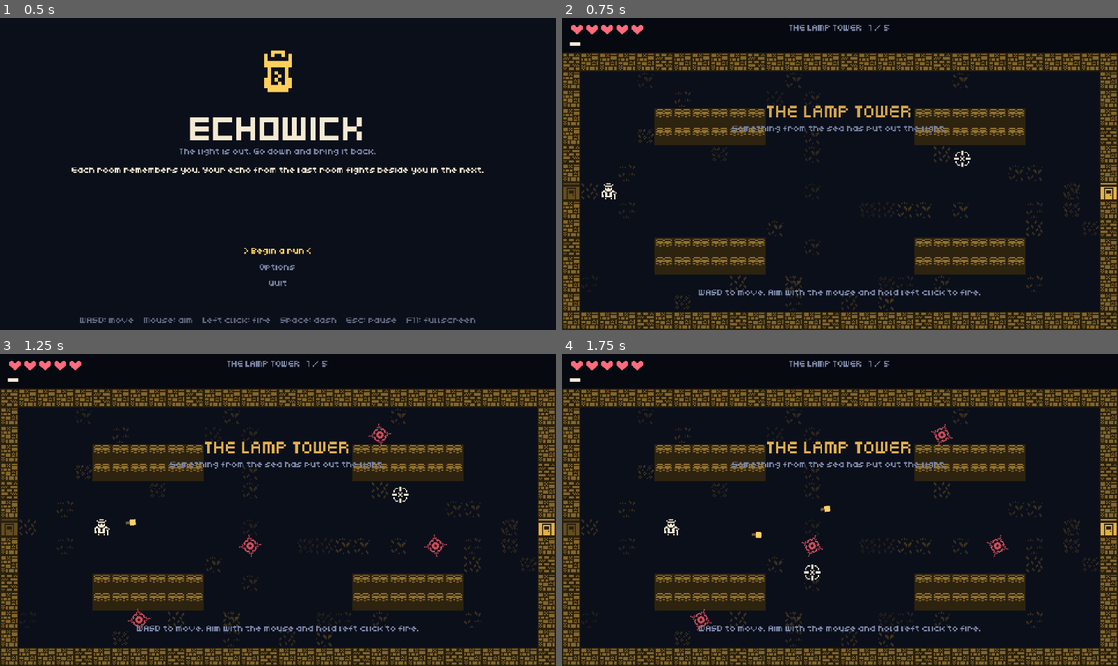
Above: before the commit, frames 1-4 (two rows, left to right).
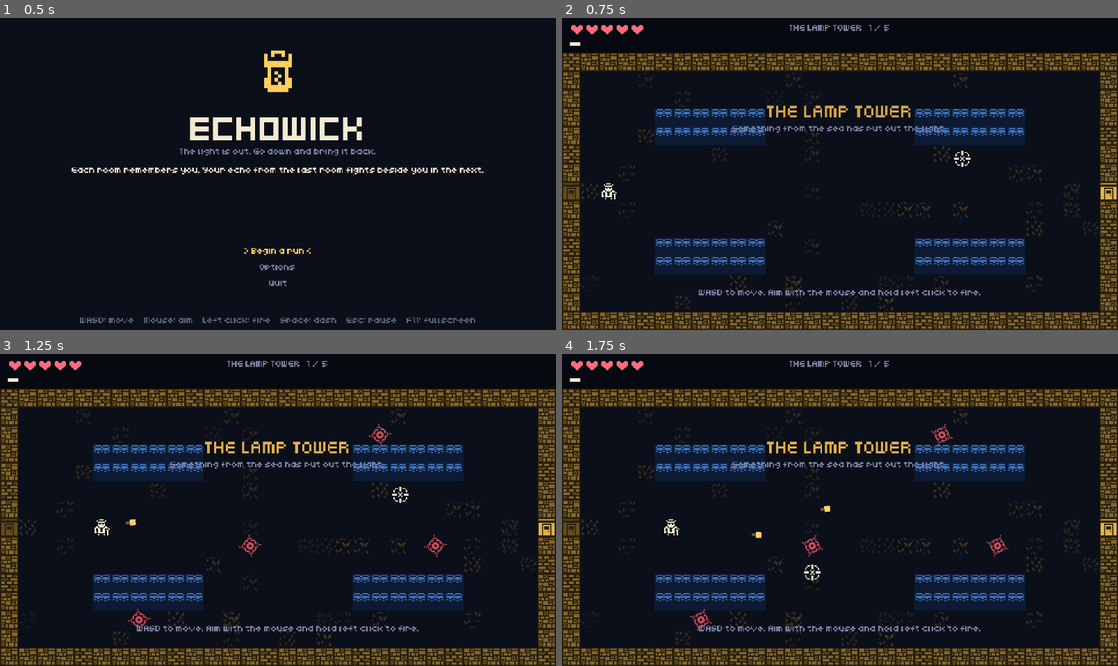
Above: after the commit, the same moments.

Repository: gamertristian20122-ctrl/Games
Game: Godot game, scene res://scenes/main.tscn
Same seed, same stepped clock (60 frames per second), same inputs: the game is played once before the commit and once after it.
Inputs (mouse positions are in pixels of both pictures, inside the frame that each line leads up to):
- Up to frame 1 (0.5 s): no input
- Up to frame 2 (0.75 s): tap Enter (ui_accept) at 0.5 s; move the mouse to (962, 158) at 0.52 s; press the mouse at (962, 158) at 0.53 s; hold D (move_right) from 0.53 s (still down)
- Up to frame 3 (1.25 s): keep holding D (move_right); tap Enter (ui_accept) at 0.77 s
- Up to frame 4 (1.75 s): release D (move_right) at 1.25 s; release the mouse at (962, 494) at 1.25 s; tap Enter (ui_accept) at 1.25 s; drag from (728, 525) to (812, 572) at 1.27 s

Frame 1 is identical in both runs. In frame 2, 9.4% of the frame differs, in the area x 16-84%, y 28-83%; in frame 3, 9.4%; in frame 4, 9.4%.

Commit message:
Add a Windows export preset, build steps, and blue water
- export_presets.cfg: a "Windows Desktop" preset that packs the whole
  game into one .exe. Exporting was tested from the command line; the
  .exe is a valid 64-bit Windows program and the game packed inside
  it plays through with the bot. It has not been run on Windows yet.
- README: how to make the .exe, and a short checklist for Steam.
- Water pools are now always blue, so they read as something shots
  can cross rather than as a wall.

Co-Authored-By: Claude Fable 5.2 <noreply@anthropic.com>
Claude-Session: https://claude.ai/code/session_01Eu2wMwHimP7r8nCVESsbwL

Diff:
--- a/scripts/palette.gd
+++ b/scripts/palette.gd
@@ -18,6 +18,10 @@
 const HEART := Color("ff6b7d")
 const GOOD := Color("8bea8f")
 
+# Water pools (you cannot walk through them, but shots fly over).
+const WATER_DEEP := Color("0c1a33")
+const WATER := Color("3f6fb5")
+
 # Status colours shown on enemies.
 const BURN := Color("ff9a3c")
 const CHILL := Color("9fd8ff")
--- a/scripts/room.gd
+++ b/scripts/room.gd
@@ -661,8 +661,9 @@
 				draw_rect(Rect2(at + Vector2(1, 1), Vector2(T - 2, T - 2)), wall_dark)
 				Sprites.draw(self, _obstacle_art.get(index, Sprites.CRATE), at, _accent.darkened(0.12))
 			elif c == LOW:
-				draw_rect(Rect2(at, Vector2(T, T)), Color(_accent.darkened(0.8), 1.0))
-				Sprites.draw(self, Sprites.WATER, at, Color(_accent, 0.55))
+				# Water: always blue, so it reads as something you can shoot across.
+				draw_rect(Rect2(at, Vector2(T, T)), Pal.WATER_DEEP)
+				Sprites.draw(self, Sprites.WATER, at, Pal.WATER)
 
 	# The way in (always shut behind you) and the way out.
 	var entry := Vector2(0, DOOR_ROW * T)
Not shown, added: export_presets.cfg
